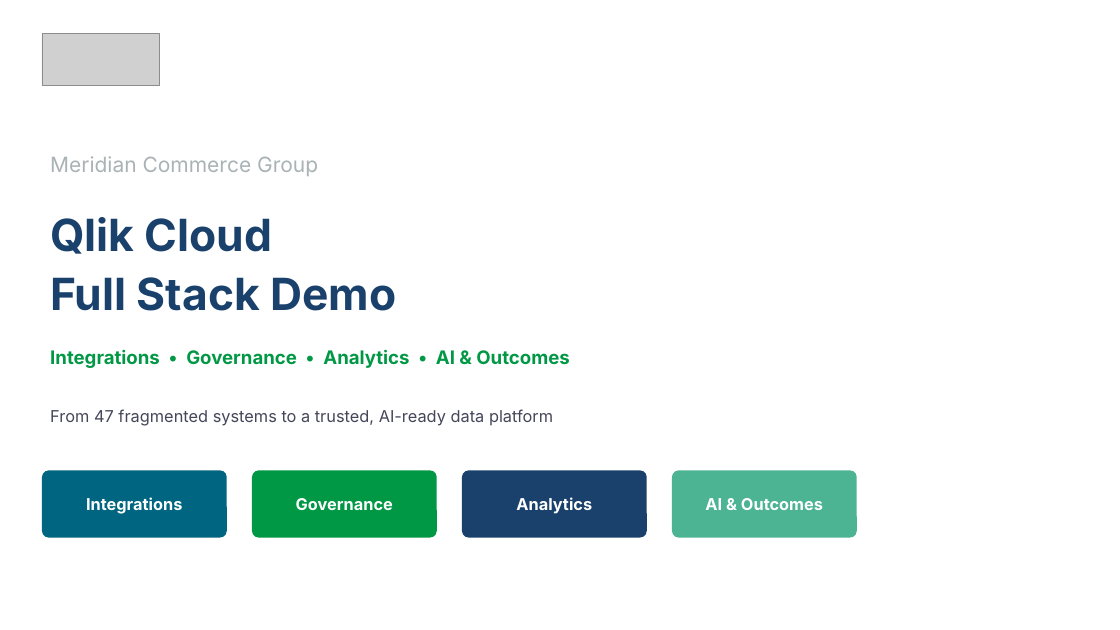
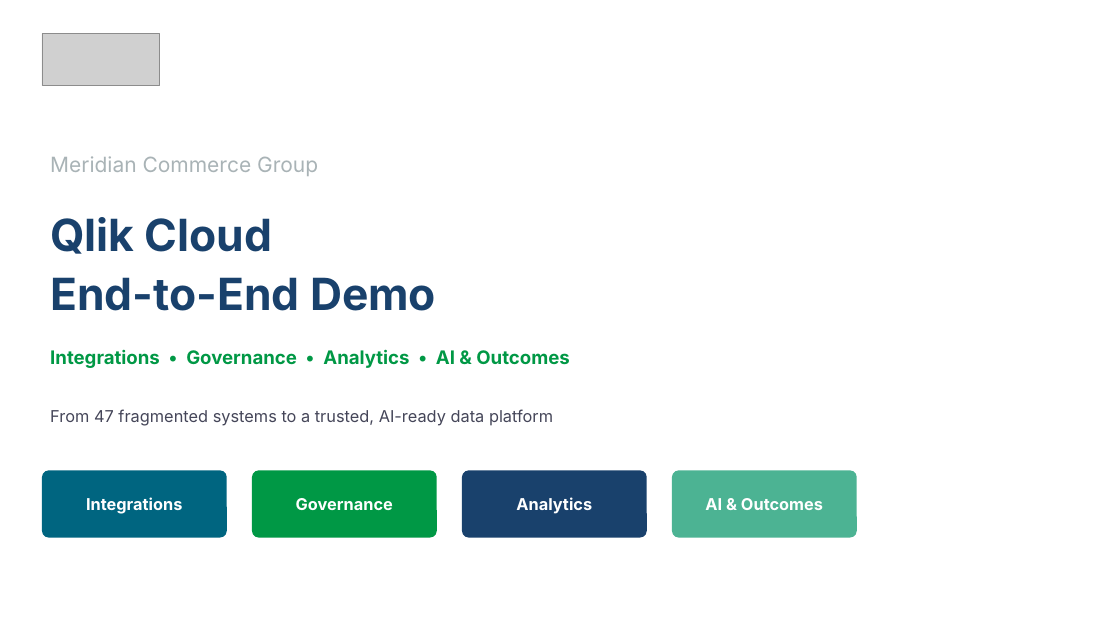
Before and after one commit to robertschoenfeldqlik/meridan_retail_group_qlik_demo_assets, a slide deck: slide 1 of MCG_Demo_Overview_Four_Stories.pptx. Drawn at 1120x630 pixels with LibreOffice and Linux fonts; fonts in the diff are those of the drawing; grey boxes stand for pictures; background and template pictures are left out. Boxes give left, top, right and bottom in pixels: in the first picture for what was removed or moved away, otherwise in the second. Text is boxed around its words. In the diff, an @@ line names an element or a change of style, - is before the commit and + after.

```diff
--- a/MCG_Demo_Overview_Four_Stories.pptx
+++ b/MCG_Demo_Overview_Four_Stories.pptx
@@ text at (50,277,436,311): text changed @@
-Full Stack Demo
+End-to-End Demo
```
Also in this commit, not shown: 4 other slides changed, 21 other files.
